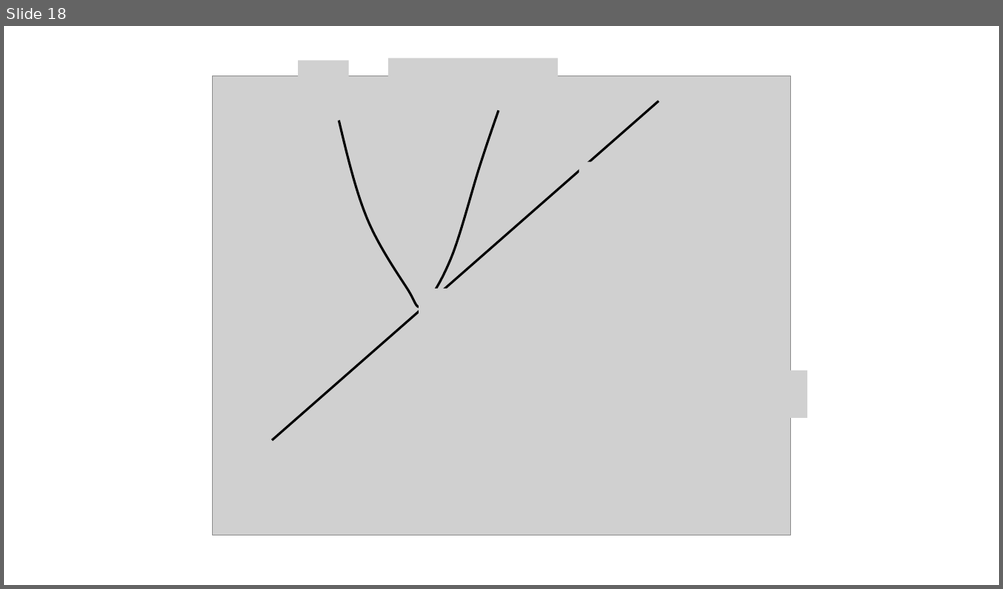
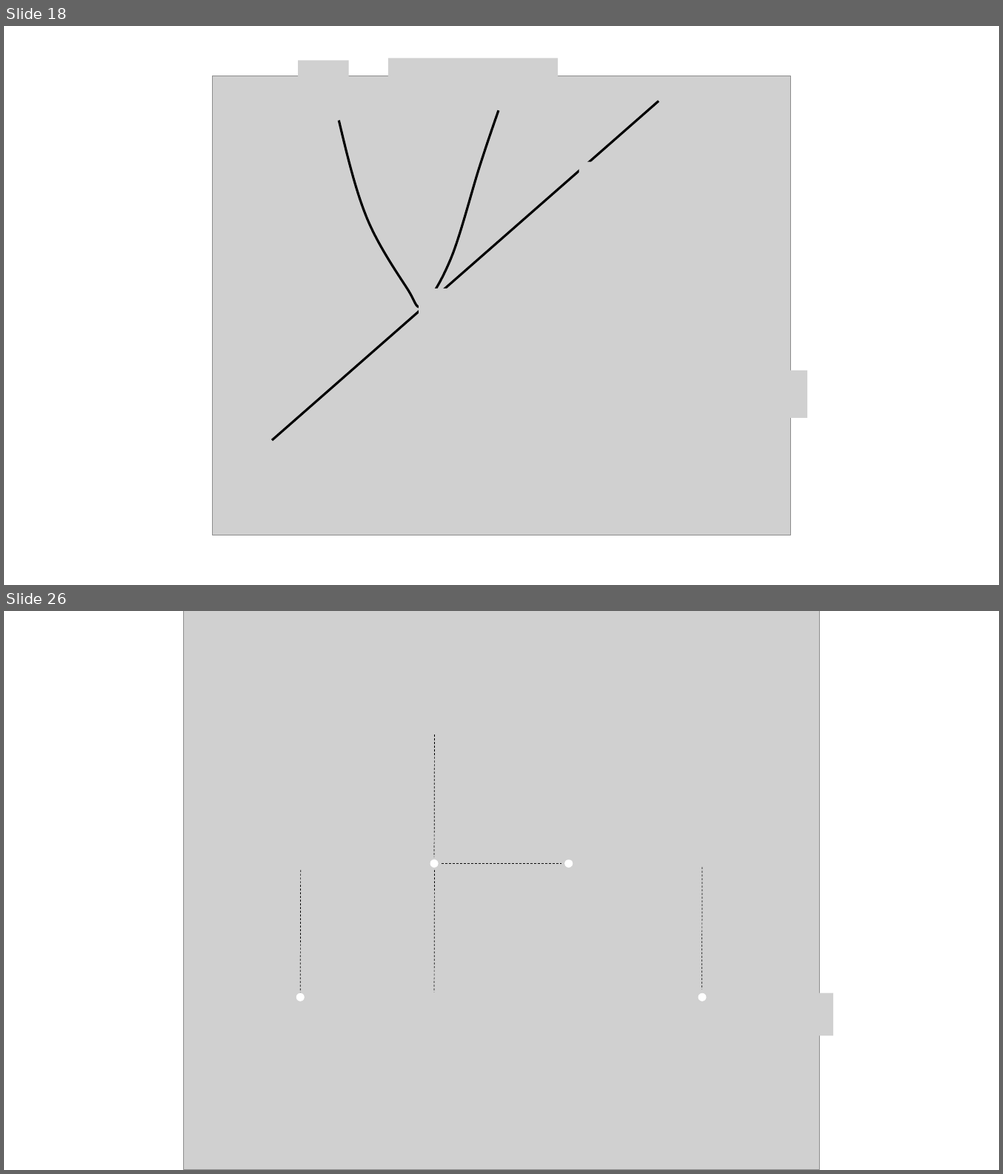
Before and after one commit to tfoseel/math-help, a slide deck: Resources/그림판.pptx. Shown one above the other, each under a label of ours: slide 18 before the commit, slides 18 and 26 after it; the slides between them are not shown. The pictures are 1003x589 and 1003x1174 pixels, drawn with LibreOffice and Linux fonts; fonts in the diff are those of the drawing; grey boxes stand for pictures. Boxes give left, top, right and bottom in pixels: in the first picture for what was removed or moved away, otherwise in the second. Text is boxed around its words. In the diff, an @@ line names an element or a change of style, - is before the commit and + after.

```diff
--- a/Resources/그림판.pptx
+++ b/Resources/그림판.pptx
@@ slide 26 added at <box>4,611,999,1170</box>, background #FFFFFF @@
@@ picture added at <box>184,611,819,1170</box> @@
@@ picture added at <box>519,611,569,639</box> @@
@@ picture added at <box>562,692,613,735</box> @@
@@ line added from (435, 735) to (434, 857), #000000 0.5 pt dashed @@
@@ picture added at <box>562,817,613,860</box> @@
@@ line added from (301, 871) to (300, 993), #000000 0.5 pt dashed @@
@@ ellipse added at <box>431,860,438,868</box>, fill #FFFFFF, outline #FFFFFF 1 pt @@
@@ line added from (435, 871) to (434, 993), #000000 0.5 pt dashed @@
@@ line added from (441, 864) to (562, 864), #000000 0.5 pt dashed @@
@@ ellipse added at <box>565,860,572,868</box>, fill #FFFFFF, outline #FFFFFF 1 pt @@
@@ line added from (703, 868) to (702, 990), #000000 0.5 pt dashed @@
@@ picture added at <box>270,1002,320,1045</box> @@
@@ ellipse added at <box>296,994,304,1001</box>, fill #FFFFFF, outline #FFFFFF 1 pt @@
@@ picture added at <box>408,1002,459,1045</box> @@
@@ picture added at <box>521,994,572,1037</box> @@
@@ picture added at <box>677,1002,728,1045</box> @@
@@ ellipse added at <box>699,994,706,1001</box>, fill #FFFFFF, outline #FFFFFF 1 pt @@
@@ picture added at <box>782,994,833,1037</box> @@
```
Also in this commit, not shown: 7 other slides added.
